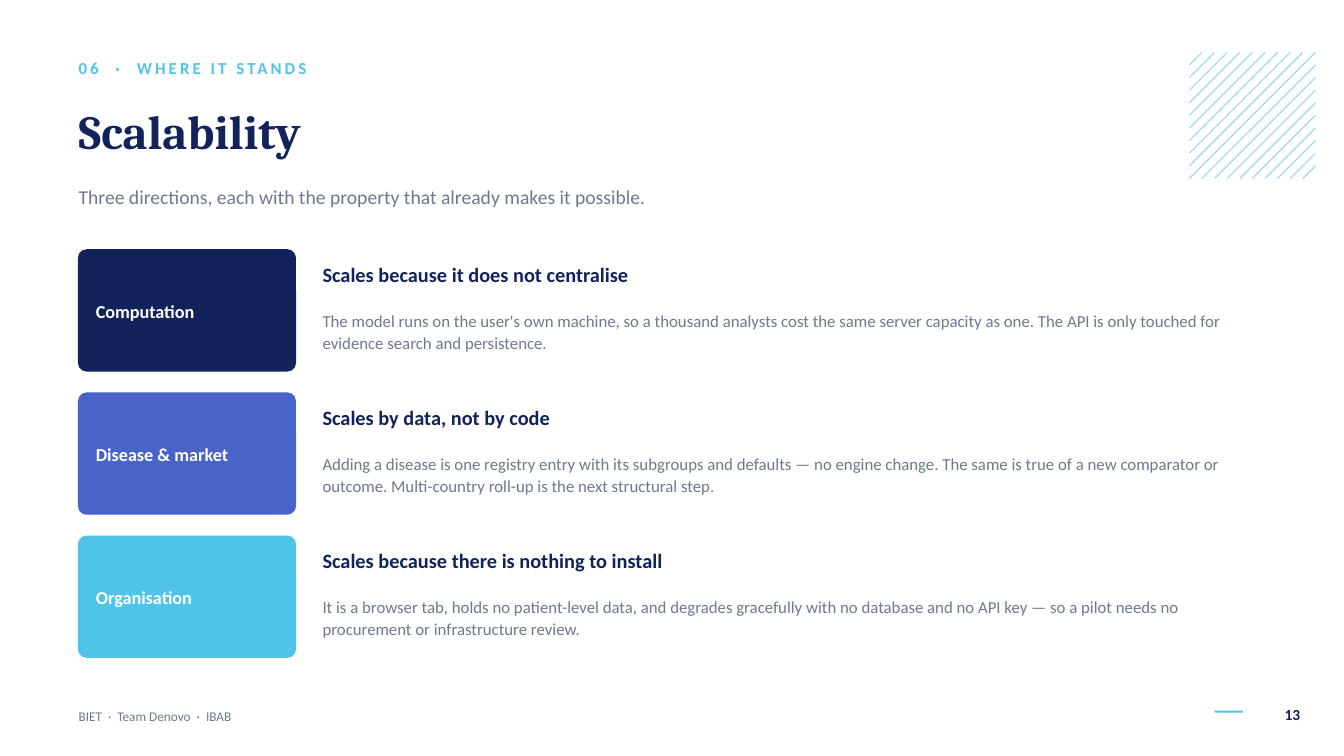
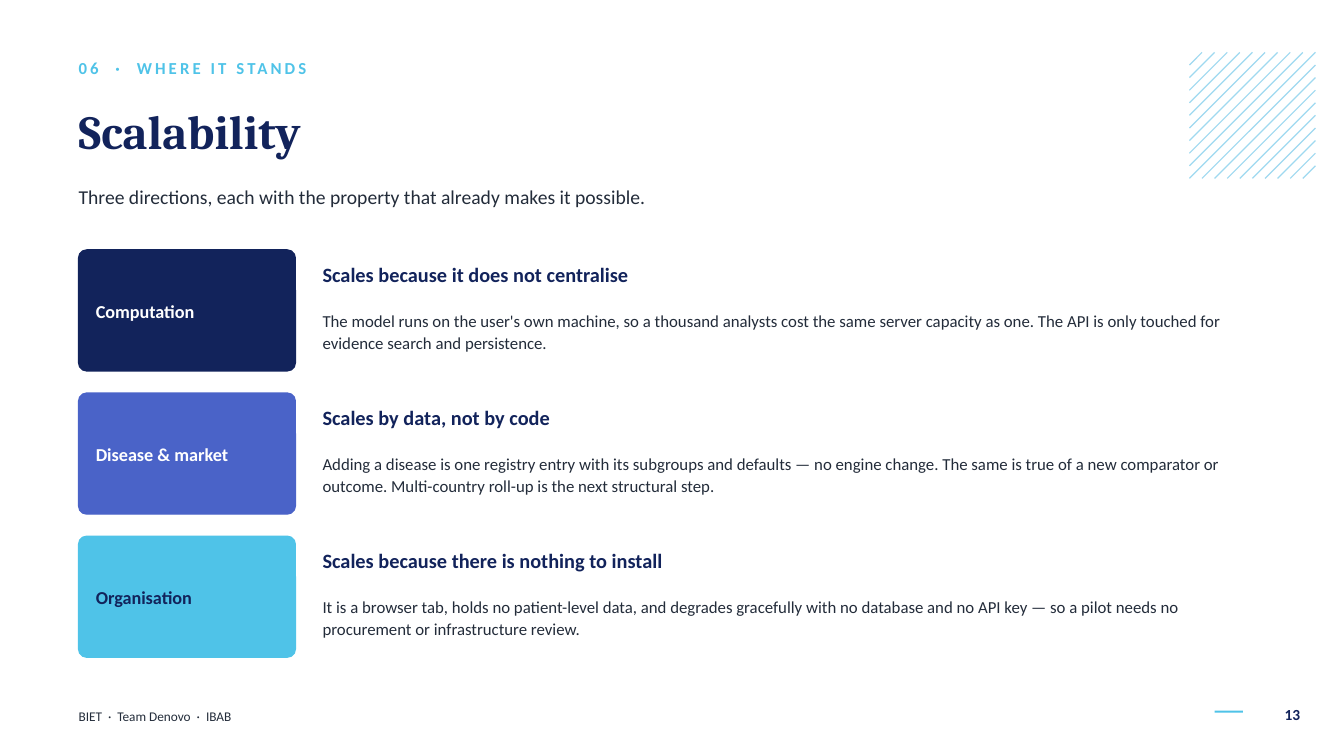
Before and after one commit to Sumithraju/early_stage_bia_react_node_postgres, a slide deck: slide 13 of docs/presentation/BIET-Denovo-IBAB.pptx. Drawn at 1344x756 pixels with LibreOffice and Linux fonts; fonts in the diff are those of the drawing. Boxes give left, top, right and bottom in pixels: in the first picture for what was removed or moved away, otherwise in the second. Text is boxed around its words. In the diff, an @@ line names an element or a change of style, - is before the commit and + after.

```diff
--- a/docs/presentation/BIET-Denovo-IBAB.pptx
+++ b/docs/presentation/BIET-Denovo-IBAB.pptx
@@ text "Organisation" at box(96, 591, 192, 607): text colour #FFFFFF to #12235B @@
@@ text colour #6B7A90 to #232C3A in 5 elements at box(79, 190, 645, 207), box(323, 315, 1219, 352), box(323, 458, 1219, 495), box(323, 601, 1179, 638), box(79, 712, 231, 721) @@
```
Also in this commit, not shown: 13 other slides changed, 1 other file.
